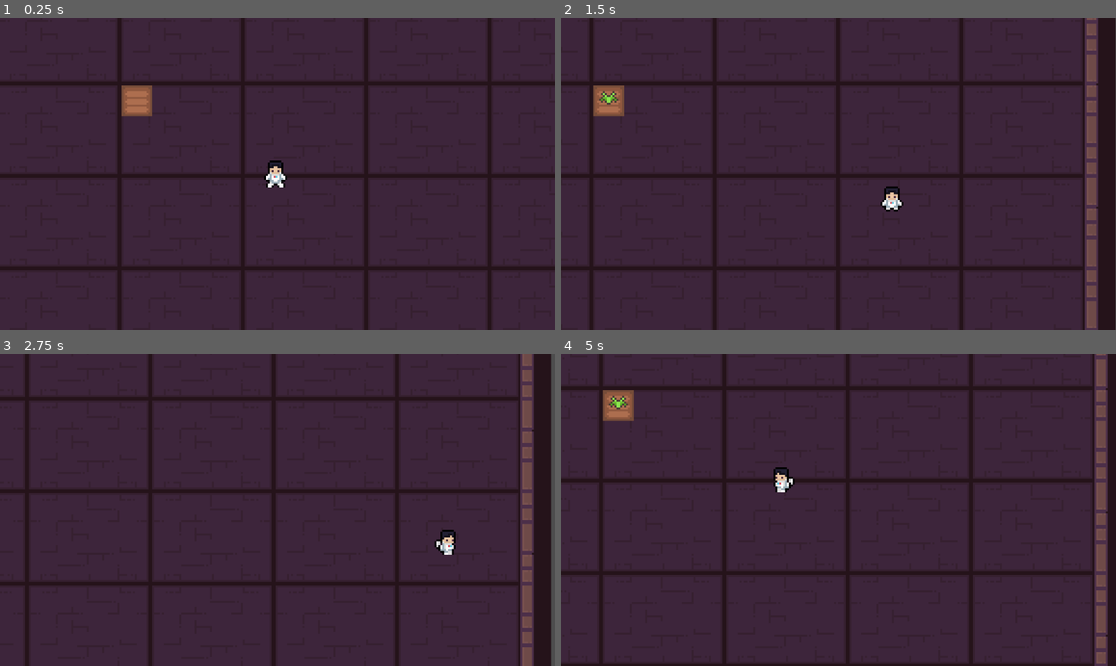
Above: before the commit, frames 1-4 (two rows, left to right).
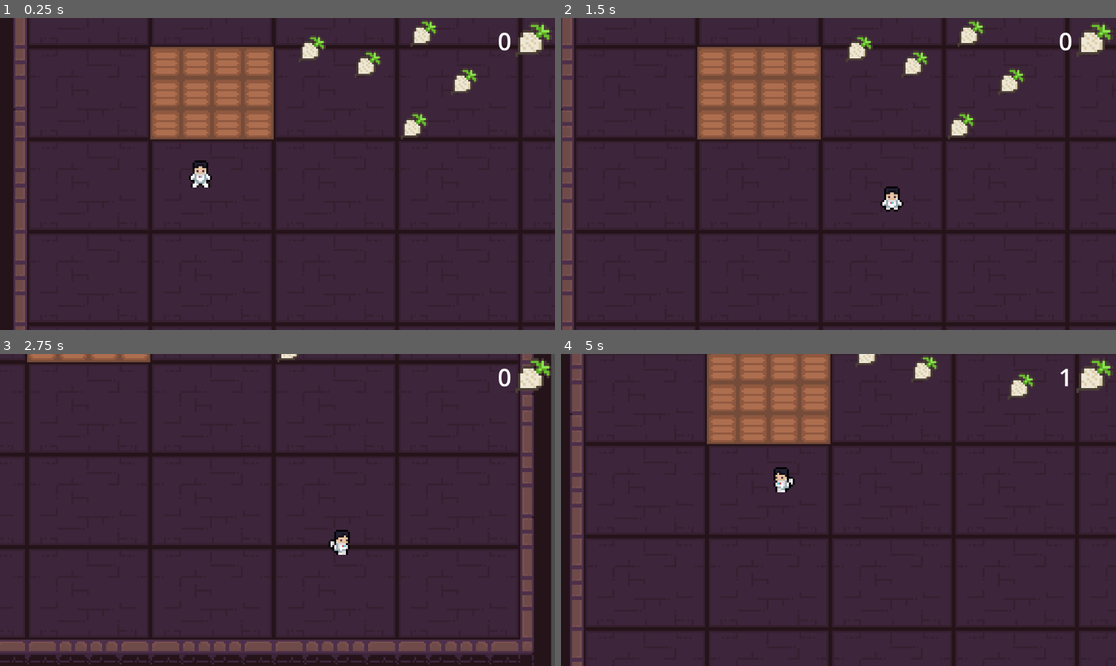
Above: after the commit, the same moments.

Repository: Saj-Hoque/MissionSpud
Game: Godot game, scene res://World/world.tscn
The game is run twice, just before and just after one commit, with the same random seed, the same clock (stepped at 60 frames per second) and the same inputs.
Inputs (mouse positions are in pixels of both pictures, inside the frame that each line leads up to):
- Up to frame 1 (0.25 s): no input
- Up to frame 2 (1.5 s): tap Enter at 0.5 s; move the mouse to (699, 102) at 0.52 s; hold D (right) 0.53-1.28 s; click (699, 102) at 0.6 s; move the mouse to (727, 189) at 1.27 s; hold S (down) from 1.28 s (still down); click (727, 189) at 1.35 s
- Up to frame 3 (2.75 s): move the mouse to (333, 441) at 2.02 s; release S (down) at 2.03 s; hold D (right) from 2.03 s (still down); click (333, 441) at 2.1 s
- Up to frame 4 (5 s): move the mouse to (810, 572) at 2.77 s; release D (right) at 2.78 s; hold W (up) 2.78-3.53 s; click (810, 572) at 2.85 s; move the mouse to (1005, 556) at 3.52 s; hold A (left) from 3.53 s (still down); click (1005, 556) at 3.6 s; move the mouse to (672, 463) at 4.27 s; click (672, 463) at 4.35 s

The runs differ from the first frame. In frame 1, 23% of the frame differs, in the area x 0-100%, y 0-100%; in frame 2, 25%; in frame 3, 14%; in frame 4, 24%.

Commit message:
Add potato item - pickup & drop on grown plant

Diff:
--- a/Planting/growingZone.gd
+++ b/Planting/growingZone.gd
@@ -1,4 +1,6 @@
 extends StaticBody2D
+
+var potato_scene = preload("res://Planting/potato.tscn")
 
 var plantGrowing = false
 var plantGrown = false
@@ -10,13 +12,14 @@
 			$potatoTimer.start()
 			$plant.play("potato")
 		elif plantGrown:
-			Global.potatoCount += 1
+			var potato = potato_scene.instantiate()
+			potato.position = position + Vector2(randi_range(-3, 3), randi_range(-3, 3))
+			get_parent().add_child(potato)
 			plantGrowing = false
 			plantGrown = false
 			$plant.play("none")
-			print(str(Global.potatoCount))
 		else:
-			print("PLANT IS ALREADY GROWING HERE FAM")
+			print("PLANT IS ALREADY GROWING HERE")
 
 func _on_potato_timer_timeout():
 	var plant = $plant
--- /dev/null
+++ b/Planting/potato.gd
@@ -0,0 +1,29 @@
+extends CharacterBody2D
+
+@onready var player = get_tree().get_first_node_in_group("player")
+
+const MAX_SPEED = 15.0
+const ACCELERATION = 0.15
+
+var speed = 0.0
+var value = 1
+var is_being_picked_up_by_player = false
+
+func _physics_process(delta):
+	if is_being_picked_up_by_player:
+		speed = lerp(speed, MAX_SPEED, ACCELERATION * delta)
+		velocity = global_position.direction_to(player.global_position) * speed
+
+	var collision = move_and_collide(velocity)
+
+	if collision:
+		if is_being_picked_up_by_player:
+			_handle_picked_up_by_player()
+
+func _handle_picked_up_by_player():
+	get_parent().update_potato_counter(value)
+	queue_free()
+
+func _on_pickup_range_area_entered(area):
+	if area.is_in_group("player"):
+		is_being_picked_up_by_player = true
--- /dev/null
+++ b/Planting/potato.tscn
@@ -0,0 +1,48 @@
+[gd_scene load_steps=7 format=3 uid="uid://cvw37g4bvtwas"]
+
+[ext_resource type="Script" path="res://Planting/potato.gd" id="1_14gri"]
+[ext_resource type="Texture2D" uid="uid://de8l32i6b372a" path="res://Planting/farmingTilesheetComplete.png" id="2_2u8l2"]
+
+[sub_resource type="CircleShape2D" id="CircleShape2D_tv0lm"]
+radius = 6.0
+
+[sub_resource type="AtlasTexture" id="AtlasTexture_3wfms"]
+atlas = ExtResource("2_2u8l2")
+region = Rect2(80, 48, 16, 16)
+
+[sub_resource type="SpriteFrames" id="SpriteFrames_8q6v0"]
+animations = [{
+"frames": [{
+"duration": 1.0,
+"texture": SubResource("AtlasTexture_3wfms")
+}],
+"loop": true,
+"name": &"default",
+"speed": 0.0
+}]
+
+[sub_resource type="CircleShape2D" id="CircleShape2D_uwody"]
+radius = 16.0
+
+[node name="potato" type="CharacterBody2D"]
+collision_layer = 4
+collision_mask = 2
+input_pickable = true
+script = ExtResource("1_14gri")
+
+[node name="CollisionShape2D" type="CollisionShape2D" parent="."]
+position = Vector2(-1, 1)
+shape = SubResource("CircleShape2D_tv0lm")
+
+[node name="AnimatedSprite2D" type="AnimatedSprite2D" parent="."]
+sprite_frames = SubResource("SpriteFrames_8q6v0")
+
+[node name="pickup_range" type="Area2D" parent="." groups=["item"]]
+collision_layer = 4
+collision_mask = 2
+
+[node name="CollisionShape2D" type="CollisionShape2D" parent="pickup_range"]
+position = Vector2(-1, 1)
+shape = SubResource("CircleShape2D_uwody")
+
+[connection signal="area_entered" from="pickup_range" to="." method="_on_pickup_range_area_entered"]
--- a/Player/player.tscn
+++ b/Player/player.tscn
@@ -207,8 +207,12 @@
 [sub_resource type="RectangleShape2D" id="RectangleShape2D_o5gh0"]
 size = Vector2(10, 7)
 
-[node name="player" type="CharacterBody2D"]
+[sub_resource type="CircleShape2D" id="CircleShape2D_s6std"]
+radius = 22.0
+
+[node name="player" type="CharacterBody2D" groups=["player"]]
 position = Vector2(1, 0)
+collision_layer = 2
 motion_mode = 1
 script = ExtResource("1_76ck6")
 
@@ -231,3 +235,11 @@
 rotation_smoothing_enabled = true
 drag_horizontal_enabled = true
 drag_vertical_enabled = true
+
+[node name="pickup_range" type="Area2D" parent="." groups=["player"]]
+collision_layer = 2
+collision_mask = 5
+
+[node name="CollisionShape2D" type="CollisionShape2D" parent="pickup_range"]
+position = Vector2(-1, 1)
+shape = SubResource("CircleShape2D_s6std")
--- /dev/null
+++ b/World/world.gd
@@ -0,0 +1,9 @@
+extends Node2D
+
+@onready var potatoCounter = $UI/potatoCounter
+
+func _process(delta):
+	potatoCounter.text = (str(Global.potatoCount))
+
+func update_potato_counter(value):
+		Global.potatoCount += value
--- a/World/world.tscn
+++ b/World/world.tscn
@@ -1,8 +1,11 @@
-[gd_scene load_steps=6 format=3 uid="uid://6ry0faxenna3"]
-
+[gd_scene load_steps=11 format=3 uid="uid://6ry0faxenna3"]
+
+[ext_resource type="Script" path="res://World/world.gd" id="1_2hjtr"]
 [ext_resource type="Texture2D" uid="uid://c6r5s3ier17mg" path="res://2D Pixel Dungeon Asset Pack/character and tileset/Dungeon_Tileset.png" id="1_nikri"]
 [ext_resource type="PackedScene" uid="uid://cwjgbr46fplpk" path="res://Player/player.tscn" id="2_3crqb"]
 [ext_resource type="PackedScene" uid="uid://didne6k2t8m24" path="res://Planting/growing_zone.tscn" id="3_wopvm"]
+[ext_resource type="Texture2D" uid="uid://de8l32i6b372a" path="res://Planting/farmingTilesheetComplete.png" id="4_6qidl"]
+[ext_resource type="PackedScene" uid="uid://cvw37g4bvtwas" path="res://Planting/potato.tscn" id="6_1nlxy"]
 
 [sub_resource type="TileSetAtlasSource" id="TileSetAtlasSource_7dfma"]
 texture = ExtResource("1_nikri")
@@ -329,7 +332,23 @@
 physics_layer_0/collision_layer = 1
 sources/0 = SubResource("TileSetAtlasSource_7dfma")
 
+[sub_resource type="AtlasTexture" id="AtlasTexture_ablod"]
+atlas = ExtResource("4_6qidl")
+region = Rect2(80, 48, 16, 16)
+
+[sub_resource type="SpriteFrames" id="SpriteFrames_w4xf3"]
+animations = [{
+"frames": [{
+"duration": 1.0,
+"texture": SubResource("AtlasTexture_ablod")
+}],
+"loop": true,
+"name": &"default",
+"speed": 0.0
+}]
+
 [node name="world" type="Node2D"]
+script = ExtResource("1_2hjtr")
 
 [node name="background" type="TileMap" parent="."]
 tile_set = SubResource("TileSet_gwf26")
@@ -339,8 +358,73 @@
 [node name="foreground" type="TileMap" parent="."]
 format = 2
 
+[node name="UI" type="CanvasLayer" parent="."]
+
+[node name="potatoCounter" type="Label" parent="UI"]
+offset_left = 827.0
+offset_top = 3.0
+offset_right = 1062.0
+offset_bottom = 93.0
+theme_override_font_sizes/font_size = 50
+text = "0"
+horizontal_alignment = 2
+vertical_alignment = 1
+
+[node name="potatoIcon" type="AnimatedSprite2D" parent="UI"]
+position = Vector2(1107.56, 45.0625)
+scale = Vector2(5.42969, 5.11719)
+sprite_frames = SubResource("SpriteFrames_w4xf3")
+
 [node name="growingZone" parent="." instance=ExtResource("3_wopvm")]
-position = Vector2(41, 41)
+position = Vector2(40, 40)
+
+[node name="growingZone2" parent="." instance=ExtResource("3_wopvm")]
+position = Vector2(56, 40)
+
+[node name="growingZone3" parent="." instance=ExtResource("3_wopvm")]
+position = Vector2(72, 40)
+
+[node name="growingZone5" parent="." instance=ExtResource("3_wopvm")]
+position = Vector2(88, 40)
+
+[node name="growingZone4" parent="." instance=ExtResource("3_wopvm")]
+position = Vector2(40, 56)
+
+[node name="growingZone6" parent="." instance=ExtResource("3_wopvm")]
+position = Vector2(56, 56)
+
+[node name="growingZone7" parent="." instance=ExtResource("3_wopvm")]
+position = Vector2(72, 56)
+
+[node name="growingZone8" parent="." instance=ExtResource("3_wopvm")]
+position = Vector2(88, 56)
+
+[node name="growingZone9" parent="." instance=ExtResource("3_wopvm")]
+position = Vector2(40, 72)
+
+[node name="growingZone10" parent="." instance=ExtResource("3_wopvm")]
+position = Vector2(56, 72)
+
+[node name="growingZone11" parent="." instance=ExtResource("3_wopvm")]
+position = Vector2(72, 72)
+
+[node name="growingZone12" parent="." instance=ExtResource("3_wopvm")]
+position = Vector2(88, 72)
+
+[node name="potato" parent="." instance=ExtResource("6_1nlxy")]
+position = Vector2(145, 41)
+
+[node name="potato2" parent="." instance=ExtResource("6_1nlxy")]
+position = Vector2(169, 73)
+
+[node name="potato3" parent="." instance=ExtResource("6_1nlxy")]
+position = Vector2(174, 25)
+
+[node name="potato4" parent="." instance=ExtResource("6_1nlxy")]
+position = Vector2(195, 50)
+
+[node name="potato5" parent="." instance=ExtResource("6_1nlxy")]
+position = Vector2(116, 33)
 
 [node name="player" parent="." instance=ExtResource("2_3crqb")]
-position = Vector2(114, 79)
+position = Vector2(59, 98)
--- a/project.godot
+++ b/project.godot
@@ -56,6 +56,12 @@
 ]
 }
 
+[layer_names]
+
+2d_physics/layer_1="world"
+2d_physics/layer_2="player"
+2d_physics/layer_3="item"
+
 [rendering]
 
 textures/canvas_textures/default_texture_filter=0
Not shown: 1 places in Player/player.tscn that only renumber resources
Not shown, added: potBA47.tmp
Not shown, added: potF3D5.tmp
